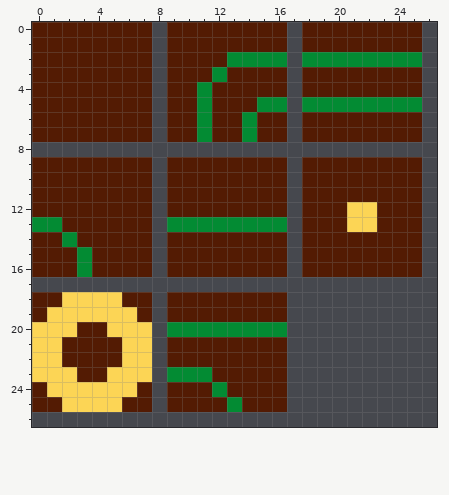
One commit to this pixel-art sprite: PMNT/Assets/Sprites/Level/Maze.png. The picture above is the old version.
The file is 27x27 pixels.
The result:
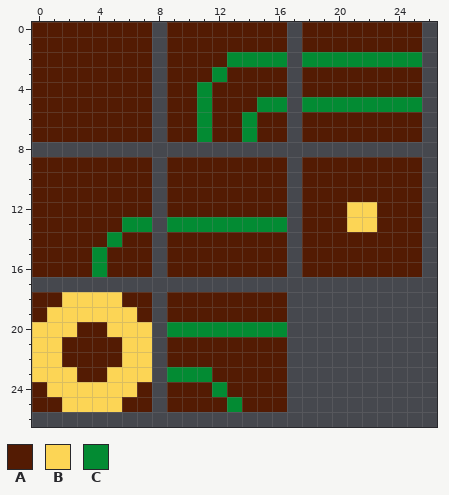
Palette (. is transparent): A #531b03  B #fcd555  C #038b33
Log entry: started generator script and fixed maze sprites
Edits made:
The author changed colour C to colour A in row 13 at x 0 to 1; in row 14 at x 2; in rows 15 to 16 at x 3.
The author changed colour A to colour C in row 13 at x 6 to 7; in row 14 at x 5; in rows 15 to 16 at x 4.
Where, in picture pixels (left, top, right, bottom), the same in both pictures:
changed: (32, 217, 152, 277)
